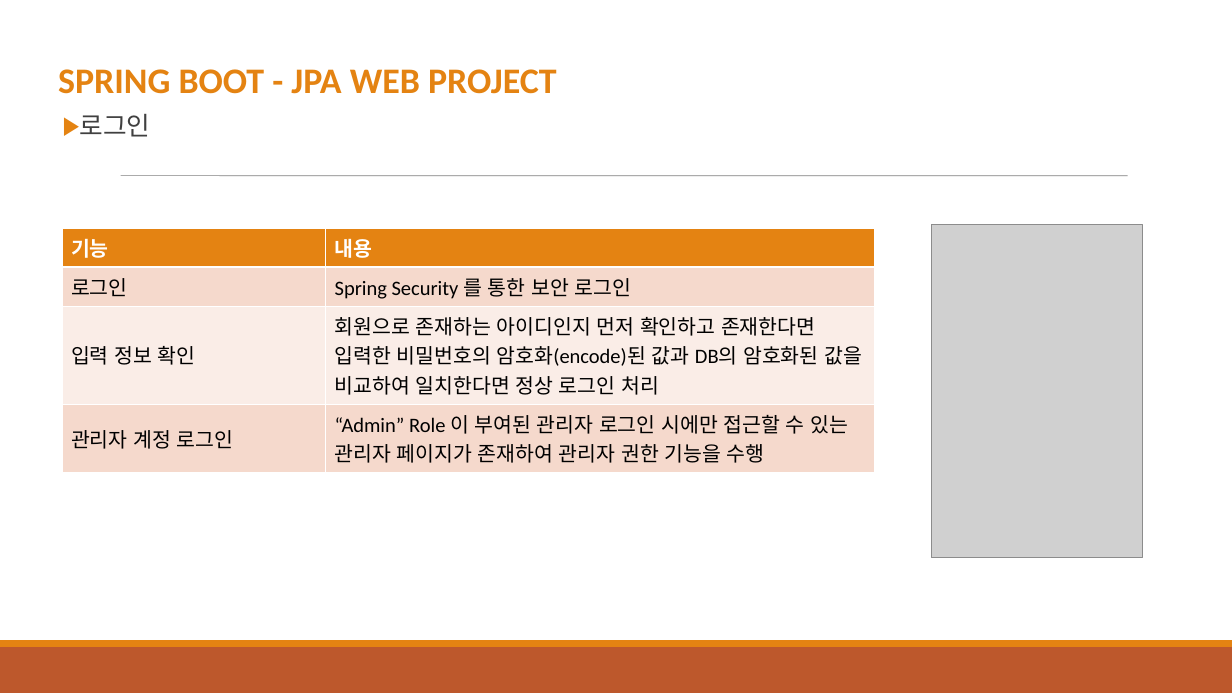
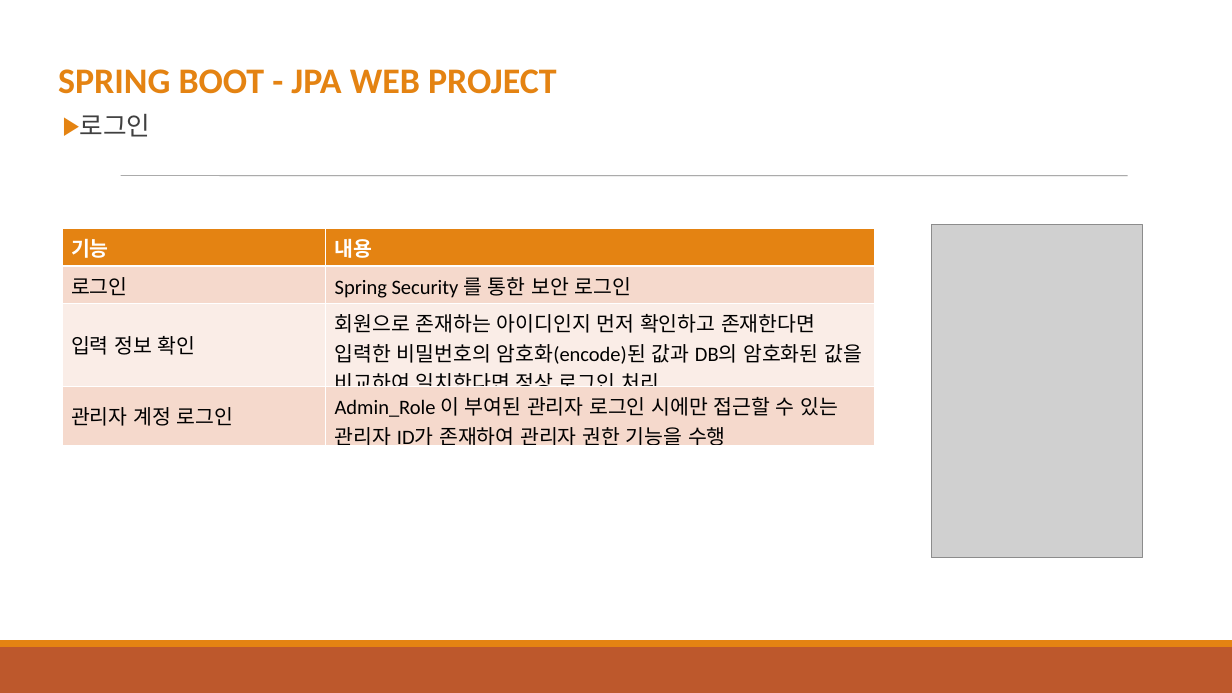
Before and after one commit to sdaffds/project, a slide deck: slide 7 of 프로젝트-윤성훈.ppt. Drawn at 1232x693 pixels with LibreOffice and Linux fonts; fonts in the diff are those of the drawing; grey boxes stand for pictures. Boxes give left, top, right and bottom in pixels: in the first picture for what was removed or moved away, otherwise in the second. Text is boxed around its words. In the diff, an @@ line names an element or a change of style, - is before the commit and + after.

```diff
--- a/프로젝트-윤성훈.ppt
+++ b/프로젝트-윤성훈.ppt
@@ table at [62,228,874,454] @@
-row 4, column 2: “Admin” Role 이 부여된 관리자 로그인 시에만 접근할 수 있는 관리자 페이지가 존재하여 관리자 권한 기능을 수행
+row 4, column 2: Admin_Role 이 부여된 관리자 로그인 시에만 접근할 수 있는 관리자 ID가 존재하여 관리자 권한 기능을 수행
```
Also in this commit, not shown: 3 other slides changed.
